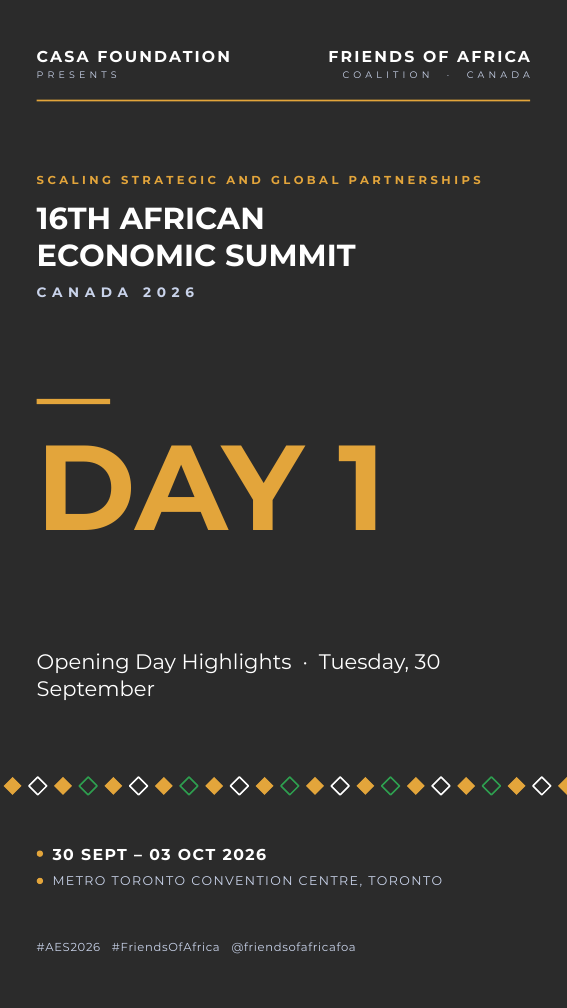
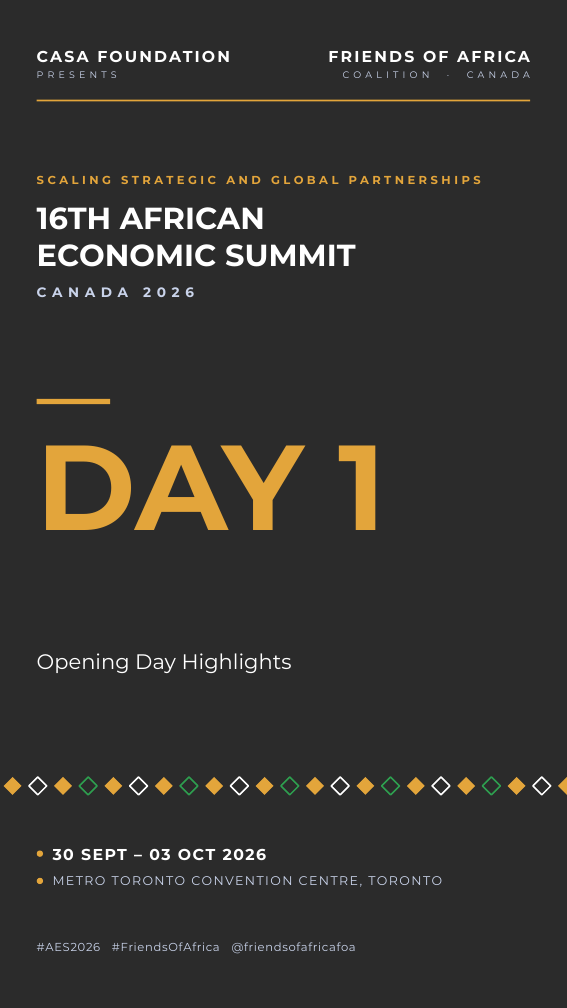
Before and after one commit to Okidoki9903/canva-templates, a slide deck: slide 1 of templates/01-day-1.pptx. Drawn at 567x1008 pixels with LibreOffice and Linux fonts; fonts in the diff are those of the drawing; background and template pictures are left out; a plain dark background stands for a picture behind light text. Boxes give left, top, right and bottom in pixels: in the first picture for what was removed or moved away, otherwise in the second. Text is boxed around its words. In the diff, an @@ line names an element or a change of style, - is before the commit and + after.

```diff
--- a/templates/01-day-1.pptx
+++ b/templates/01-day-1.pptx
@@ text at (x1=37, y1=653, x2=292, y2=673): text changed @@
-Opening Day Highlights · Tuesday, 30 September
+Opening Day Highlights
```
Also in this commit, not shown: 7 other files.
